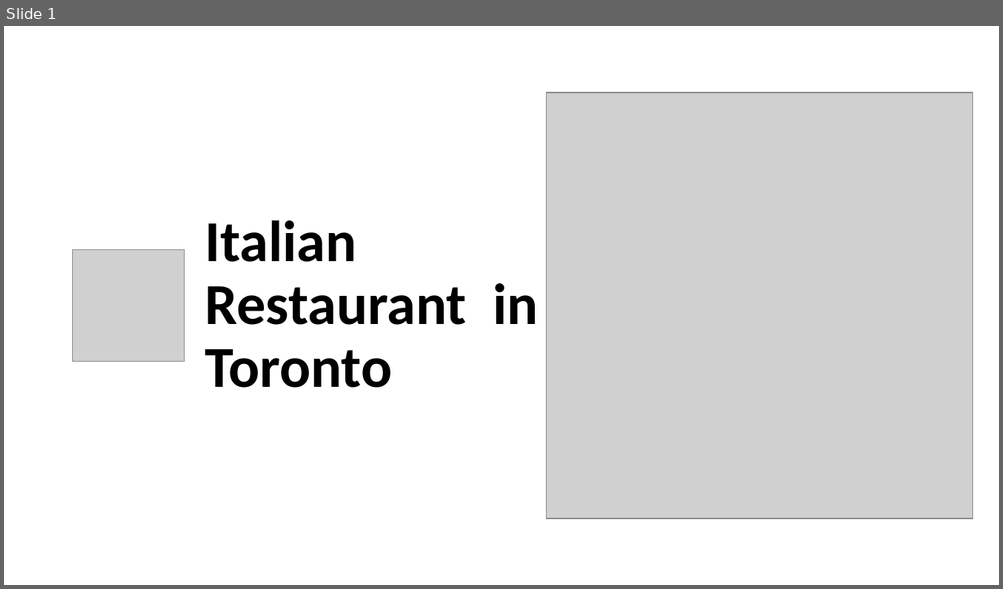
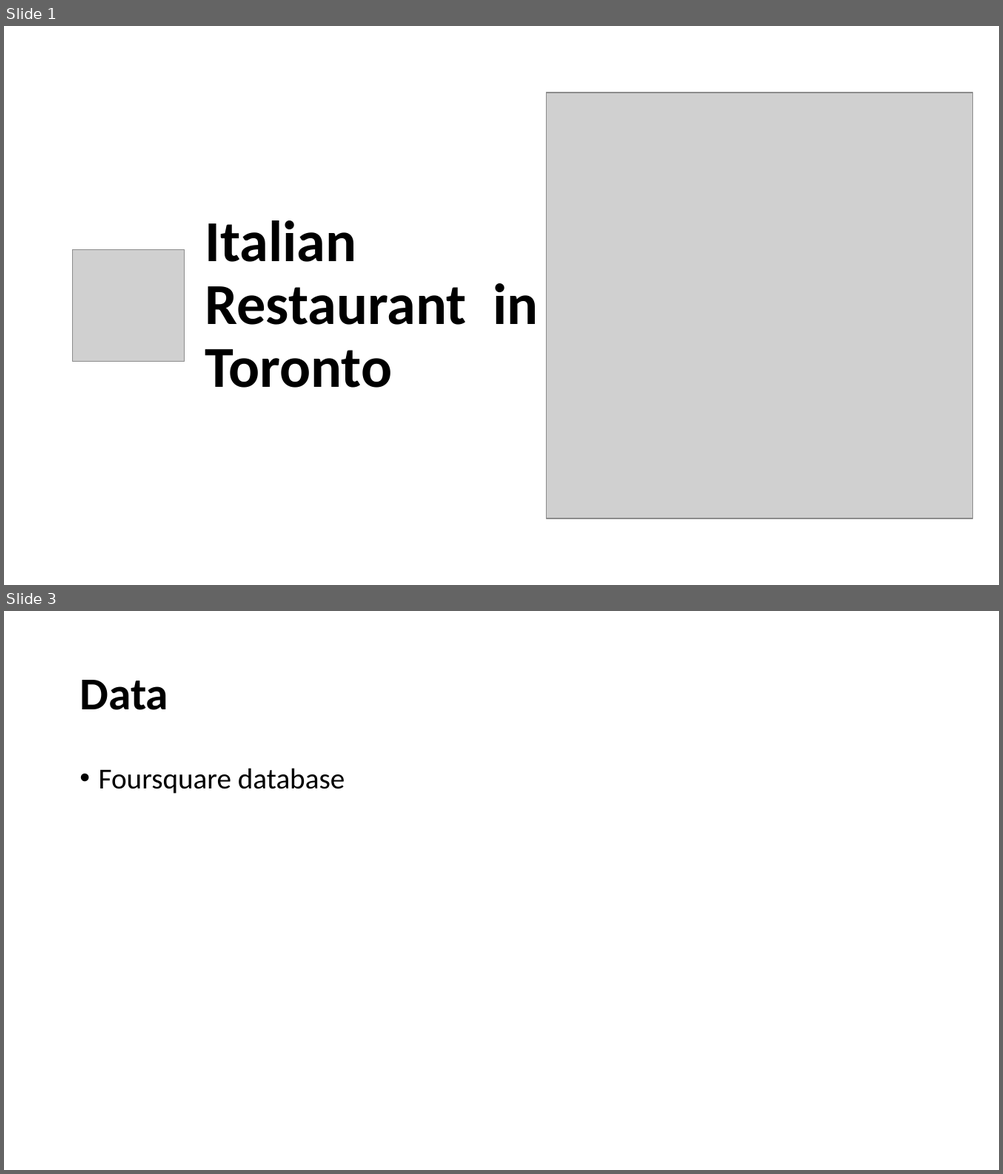
Before and after one commit to sriram-77/Coursera_Capstone, a slide deck: Project - Capstone.pptx. Shown one above the other, each under a label of ours: slide 1 before the commit, slides 1 and 3 after it; the slides between them are not shown. The pictures are 1003x589 and 1003x1174 pixels, drawn with LibreOffice and Linux fonts; fonts in the diff are those of the drawing; grey boxes stand for pictures. Boxes give left, top, right and bottom in pixels: in the first picture for what was removed or moved away, otherwise in the second. Text is boxed around its words. In the diff, an @@ line names an element or a change of style, - is before the commit and + after.

```diff
--- a/Project - Capstone.pptx
+++ b/Project - Capstone.pptx
@@ slide 3 added at [4,611,999,1170], background #FFFFFF @@
@@ title added at [79,680,168,710], 44 pt, text #000000, bold @@
+Data
@@ text added at [99,768,344,794], 28 pt, text #000000 @@
+• Foursquare database
```
Also in this commit, not shown: 2 slides changed, 3 other slides added.
